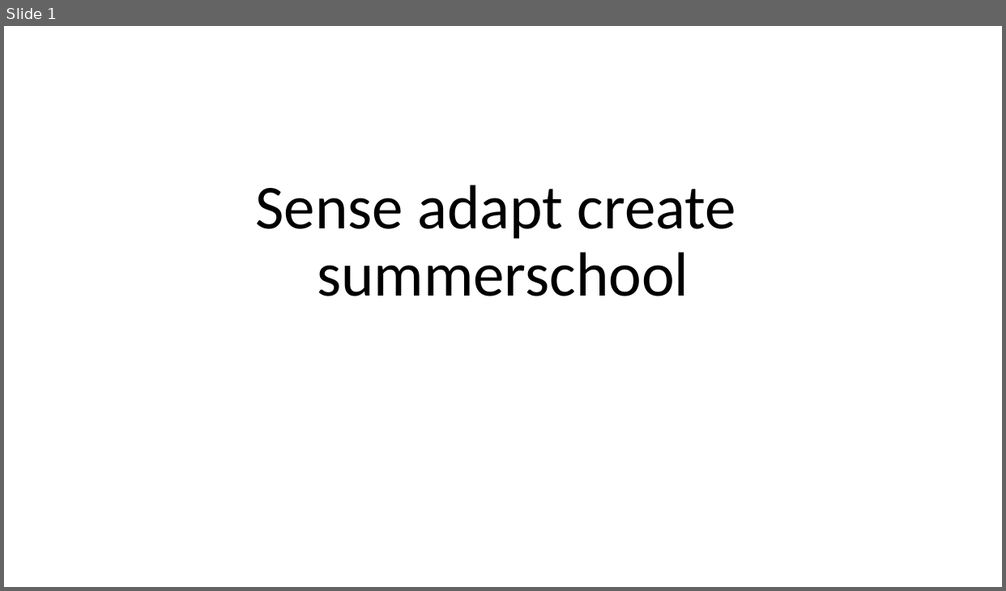
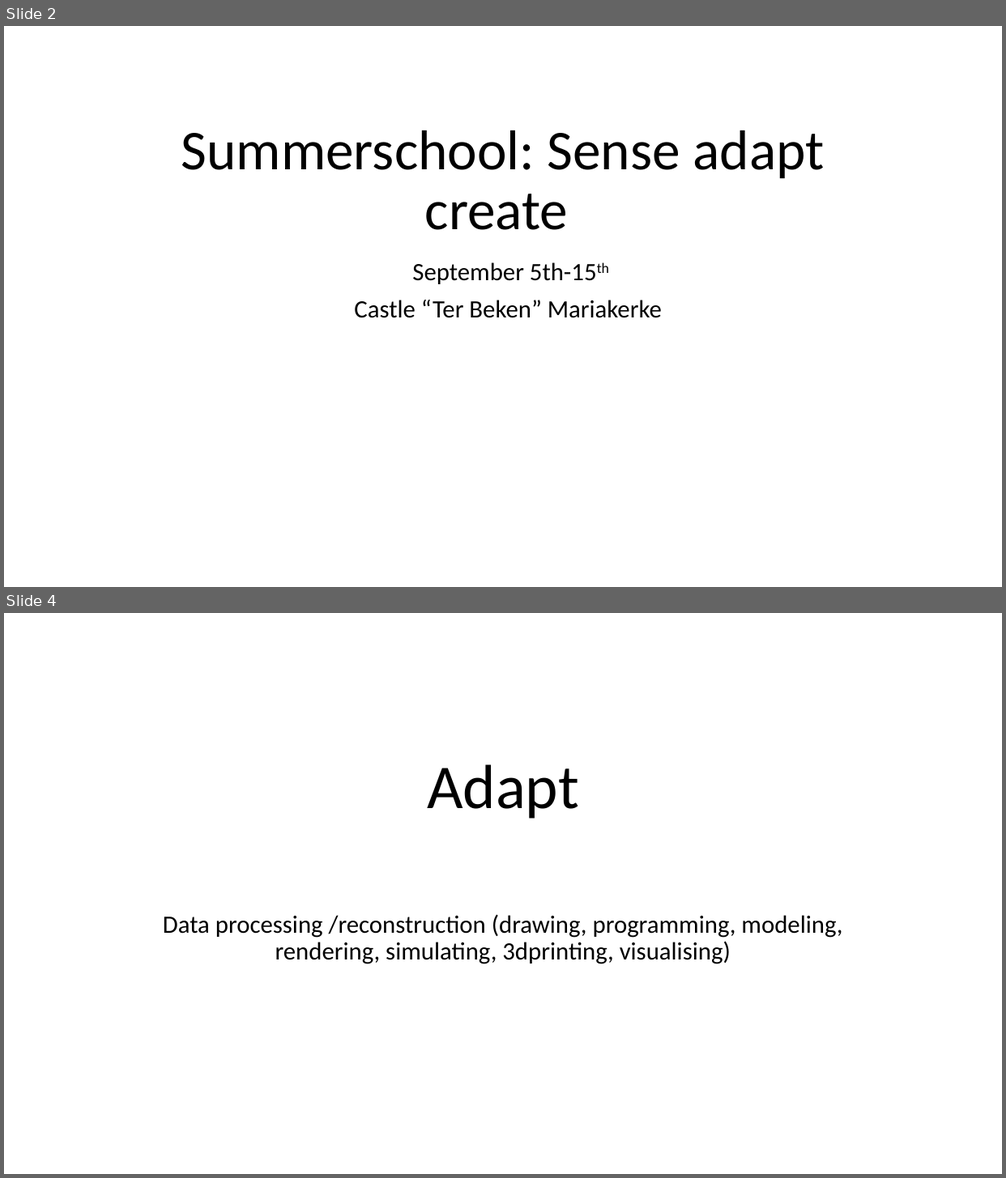
Before and after one commit to creatievemakers/presentations, a slide deck: 23-05-2022/Sense adapt create.pptx. Shown one above the other, each under a label of ours: slide 1 before the commit, slides 2 and 4 after it; the slides between them are not shown. The pictures are 1006x591 and 1006x1178 pixels, drawn with LibreOffice and Linux fonts; fonts in the diff are those of the drawing. Boxes give left, top, right and bottom in pixels: in the first picture for what was removed or moved away, otherwise in the second. Text is boxed around its words. In the diff, an @@ line names an element or a change of style, - is before the commit and + after.

```diff
--- a/23-05-2022/Sense adapt create.pptx
+++ b/23-05-2022/Sense adapt create.pptx
@@ slide 4 added at [4, 613, 1002, 1174], background #FFFFFF @@
@@ title added at [427, 764, 579, 819], 60 pt, text #000000 @@
+Adapt
@@ subtitle added at [163, 914, 842, 965], 24 pt, text #000000 @@
+Data processing /reconstruction (drawing, programming, modeling, rendering, simulating, 3dprinting, visualising)
@@ what was slide 1 is now slide 2 @@
@@ slide 2 changed as well @@
@@ title at [181, 130, 825, 230]: text changed; size 60 to 54 pt @@
-Sense adapt create
-summerschool
+Summerschool: Sense adapt create
@@ subtitle added at [354, 263, 662, 318], 24 pt, text #000000 @@
+September 5th-15th
+Castle “Ter Beken” Mariakerke
```
Also in this commit, not shown: 5 other slides added.
